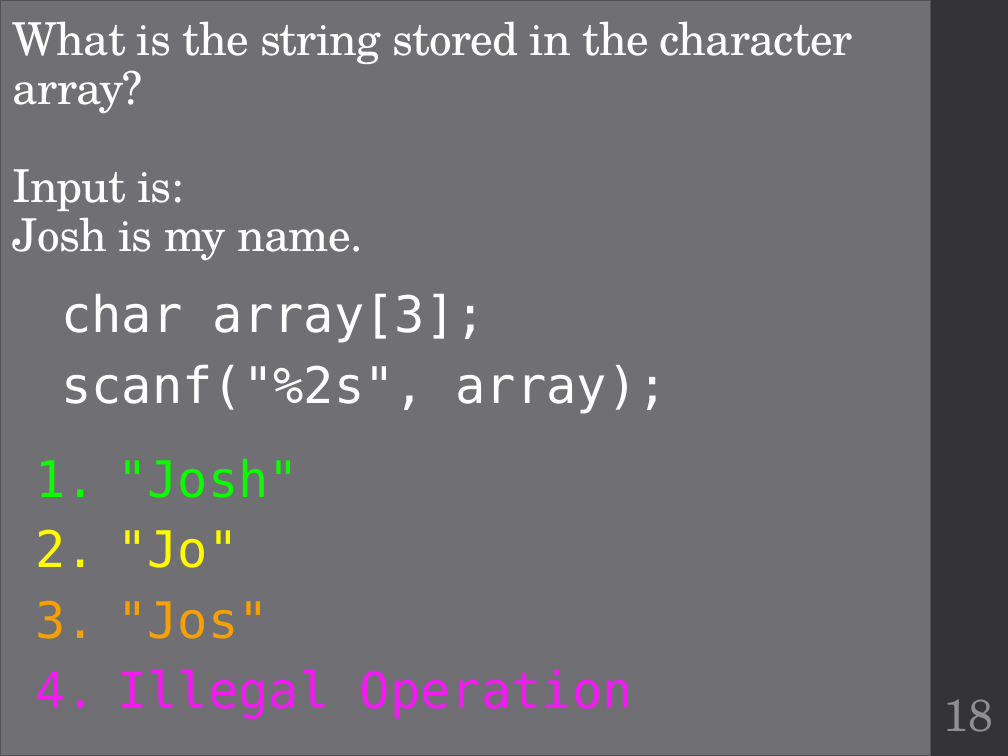
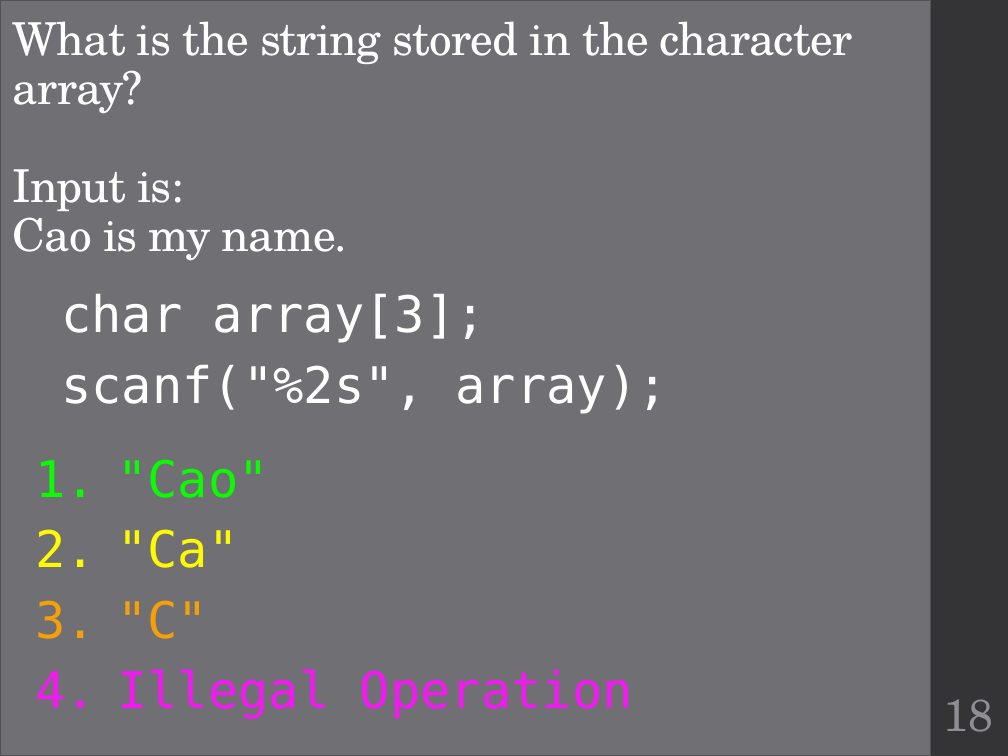
Before and after one commit to geneti/cse220_2020fall, a slide deck: slide 18 of Lectures/cse220-14-strings.pptx. Drawn at 1008x756 pixels with LibreOffice and Linux fonts; fonts in the diff are those of the drawing. Boxes give left, top, right and bottom in pixels: in the first picture for what was removed or moved away, otherwise in the second. Text is boxed around its words. In the diff, an @@ line names an element or a change of style, - is before the commit and + after.

```diff
--- a/Lectures/cse220-14-strings.pptx
+++ b/Lectures/cse220-14-strings.pptx
@@ title at (x1=13, y1=21, x2=853, y2=261): text changed @@
-What is the string stored in the character array?
-Input is:
-Josh is my name.
+What is the string stored in the character array?
+Input is:
+Cao is my name.
@@ text at (x1=117, y1=459, x2=269, y2=639): text changed @@
-1. "Josh"
-2. "Jo"
-3. "Jos"
+1. "Cao"
+2. "Ca"
+3. "C"
```
Also in this commit, not shown: 1 other slide changed, 1 slide removed, 1 other file.
